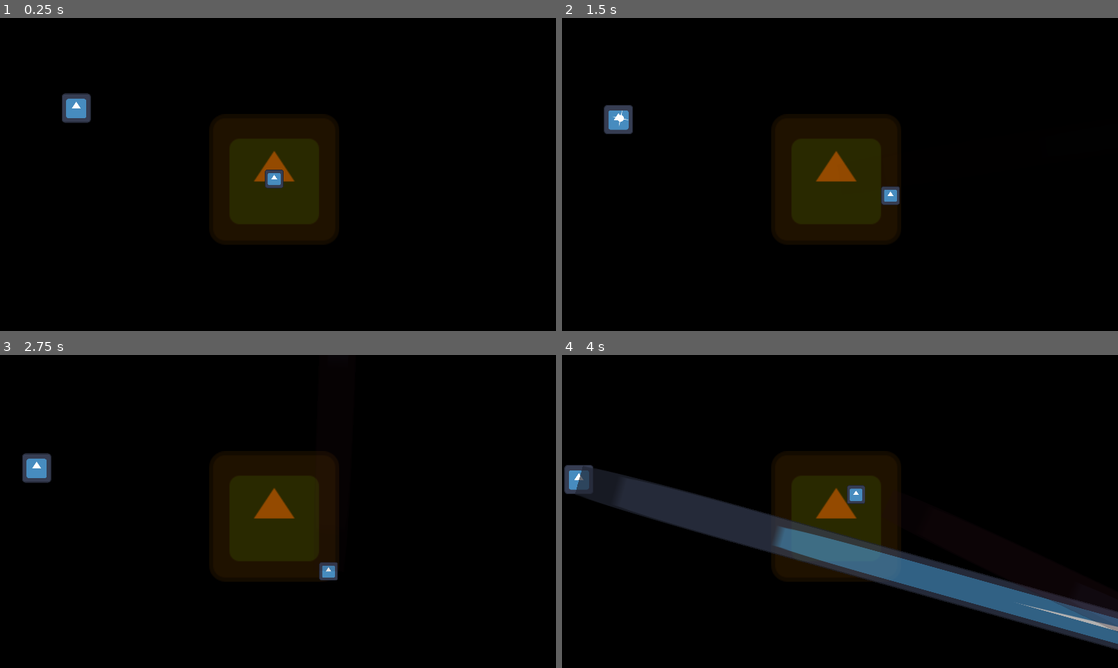
Above: before the commit, frames 1-4 (two rows, left to right).
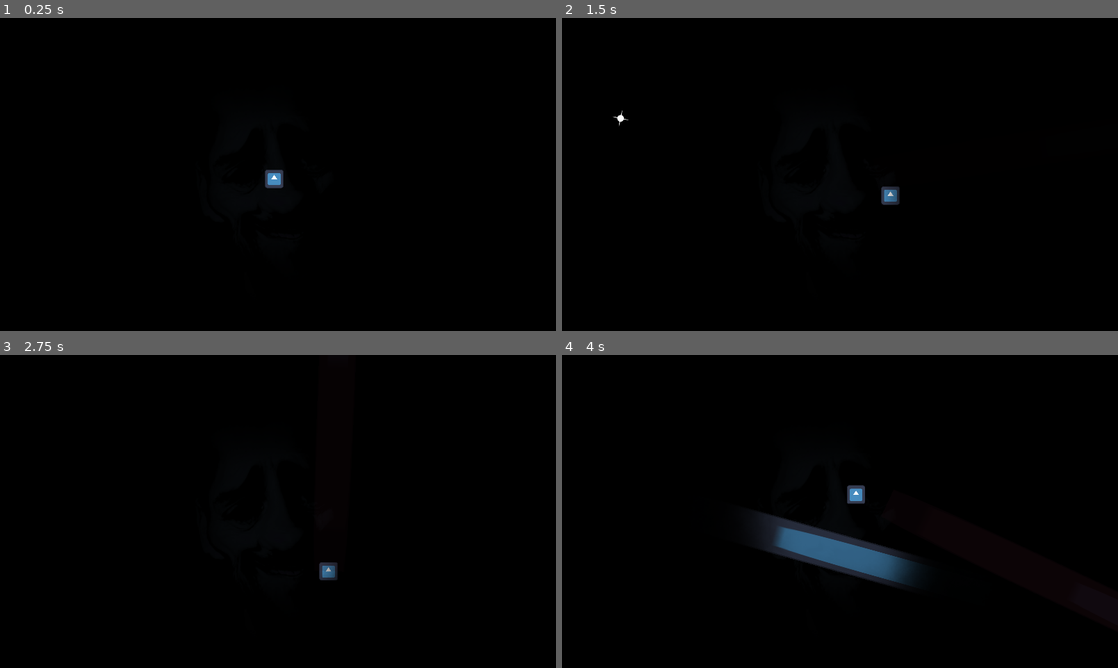
Above: after the commit, the same moments.

Repository: deppong/ludumdare54
Game: Godot game, scene res://objects/main.tscn
Same seed, same stepped clock (60 frames per second), same inputs: the game is played once before the commit and once after it. The engine's default icon, where the game draws it, is replaced by a stand-in: a white triangle on a blue panel in a dark square.
Inputs (mouse positions are in pixels of both pictures, inside the frame that each line leads up to):
- Up to frame 1 (0.25 s): no input
- Up to frame 2 (1.5 s): move the mouse to (962, 158) at 0.52 s; hold D (MoveRight) 0.53-1.28 s; click (962, 158) at 0.6 s; move the mouse to (728, 190) at 1.27 s; hold S (MoveDown) from 1.28 s (still down); right-click (728, 190) at 1.35 s
- Up to frame 3 (2.75 s): move the mouse to (333, 442) at 2.02 s; release S (MoveDown) at 2.03 s; hold D (MoveRight) from 2.03 s (still down); click (333, 442) at 2.1 s
- Up to frame 4 (4 s): move the mouse to (812, 574) at 2.77 s; release D (MoveRight) at 2.78 s; hold W (MoveUp) 2.78-3.53 s; right-click (812, 574) at 2.85 s; move the mouse to (1006, 558) at 3.52 s; hold A (MoveLeft) from 3.53 s (still down); click (1006, 558) at 3.6 s

The runs differ from the first frame. In frame 1, 8.8% of the frame differs, in the area x 11-61%, y 24-72%; in frame 2, 8.9%; in frame 3, 9.0%; in frame 4, 15%, in the area x 0-100%, y 32-95%.

Commit message:
main scene

Diff:
--- a/objects/main.tscn
+++ b/objects/main.tscn
@@ -1,8 +1,10 @@
-[gd_scene load_steps=7 format=3 uid="uid://djdtyl7tf3634"]
+[gd_scene load_steps=9 format=3 uid="uid://djdtyl7tf3634"]
 
+[ext_resource type="Texture2D" uid="uid://dxhalnmmgdv32" path="res://art/adam.png" id="1_11q0t"]
 [ext_resource type="PackedScene" uid="uid://dogmmm25rvd6e" path="res://objects/player.tscn" id="1_e41k3"]
 [ext_resource type="Texture2D" uid="uid://cph1qfbbhpa78" path="res://art/icon.svg" id="1_vre6o"]
 [ext_resource type="PackedScene" uid="uid://c76ljtfxo7xq2" path="res://objects/enemy.tscn" id="3_u6leu"]
+[ext_resource type="Texture2D" uid="uid://bxw7bilofm5t8" path="res://art/mask.png" id="4_m1a6k"]
 
 [sub_resource type="RectangleShape2D" id="RectangleShape2D_bhvtb"]
 size = Vector2(515, 508)
@@ -15,7 +17,14 @@
 
 [node name="Node2D" type="Node2D"]
 
+[node name="Sprite2D2" type="Sprite2D" parent="."]
+modulate = Color(1, 1, 1, 0.207843)
+position = Vector2(988, 584.5)
+scale = Vector2(2.525, 2.65)
+texture = ExtResource("1_11q0t")
+
 [node name="BackgroundPlayArea" type="Sprite2D" parent="."]
+visible = false
 modulate = Color(0.580392, 0.290196, 0, 1)
 position = Vector2(947, 557)
 scale = Vector2(3.51563, 3.51563)
@@ -59,3 +68,8 @@
 
 [node name="enemy" parent="." instance=ExtResource("3_u6leu")]
 position = Vector2(277, 303)
+
+[node name="mask" type="Sprite2D" parent="."]
+position = Vector2(964, 544.5)
+scale = Vector2(4.01667, 4.01111)
+texture = ExtResource("4_m1a6k")
Binary file added: art/adam.png
Not shown, added: art/adam.png.import
Binary file added: art/mask.png
Not shown, added: art/mask.png.import
